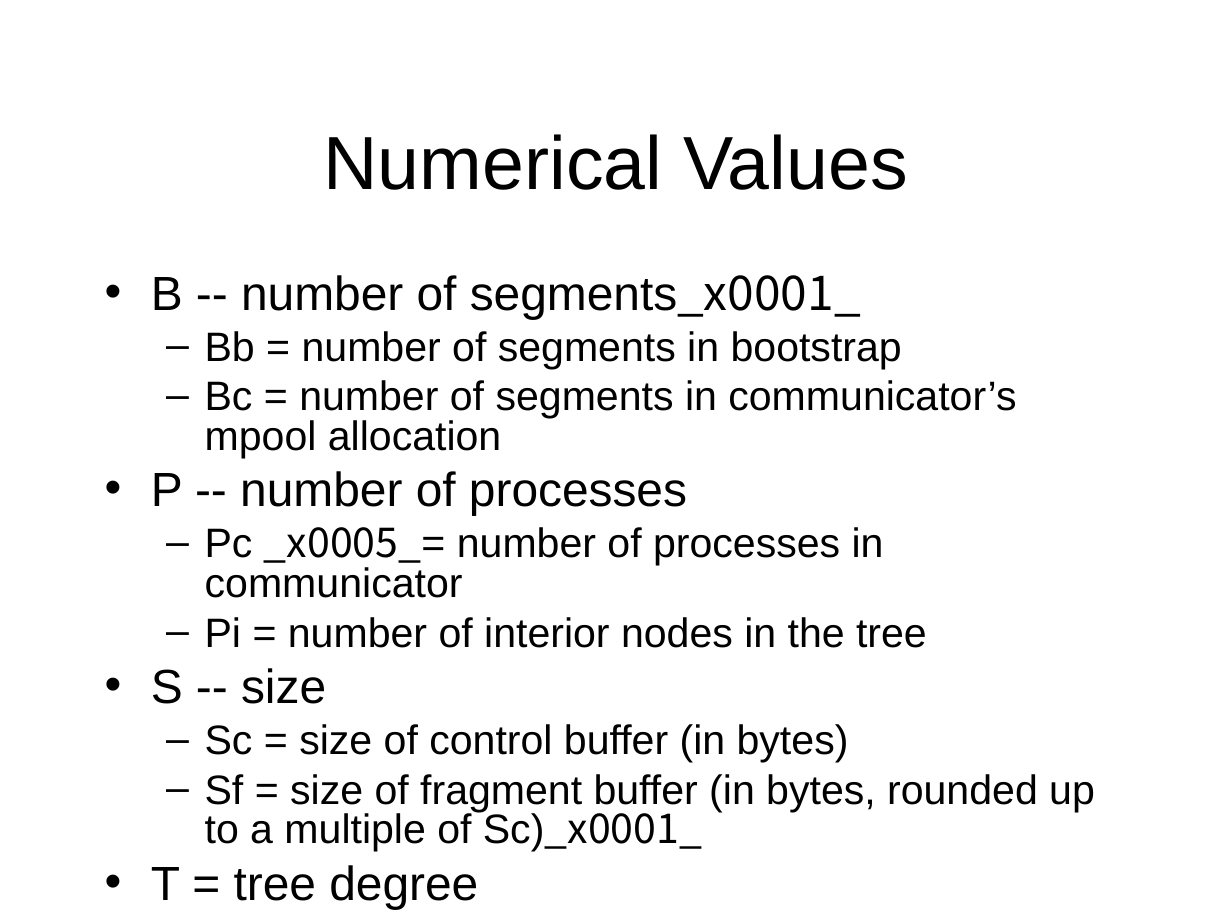
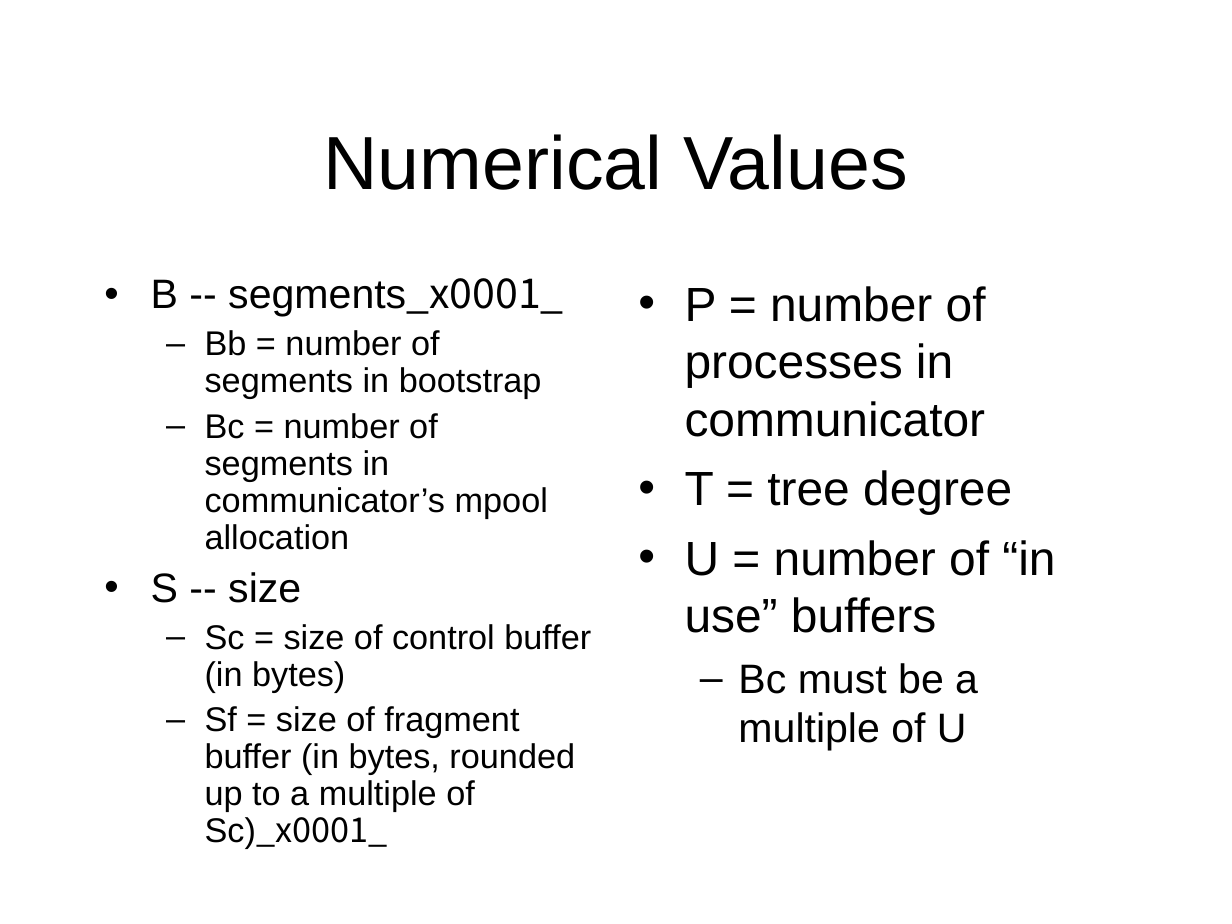
Before and after one commit to open-mpi/ompi, a slide deck: slide 2 of ompi/mca/coll/sm/memory-layout.ppt. Drawn at 1232x924 pixels with LibreOffice and Linux fonts; fonts in the diff are those of the drawing. Boxes give left, top, right and bottom in pixels: in the first picture for what was removed or moved away, otherwise in the second. Text is boxed around its words. In the diff, an @@ line names an element or a change of style, - is before the commit and + after.

```diff
--- a/ompi/mca/coll/sm/memory-layout.ppt
+++ b/ompi/mca/coll/sm/memory-layout.ppt
@@ text at (151, 278, 564, 317): text changed; size 28 to 24 pt @@
-• B -- number of segments_x0001_
+• B -- segments_x0001_
@@ text added at (685, 286, 1055, 751), 28 pt, text #000000 @@
+• P = number of processes in communicator
+• T = tree degree
+• U = number of “in use” buffers
+  – Bc must be a multiple of U
@@ text at (151, 330, 591, 812): size 24 to 20 pt in "Bb = number of segments in bootstrap", "Bc = number of segments in communicator’s ...", "Sc = size of control buffer (in ...", "Sf = size of fragment buffer (in ..."; size 28 to 24 pt in "S -- size"; line spacing 0.8 to 0.9; less space between paragraphs @@
@@ text at (151, 471, 927, 648): paragraphs removed @@
-• P -- number of processes
-  – Pc _x0005_= number of processes in communicator
-  – Pi = number of interior nodes in the tree
@@ text at (151, 865, 478, 909): paragraph removed @@
-• T = tree degree
```
Also in this commit, not shown: 4 other slides changed, 1 slide added.
